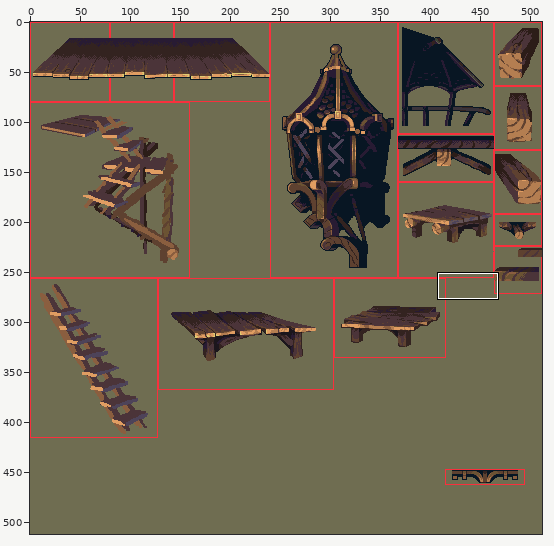
Two states of a sprite sheet, images/buildings/forest-house-parts.png. The picture above shows the old version from afar; the outline marks the close-up.
Close-up. Before the edit:
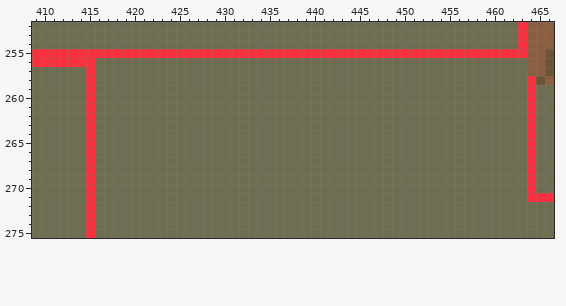
The file is 512x512 pixels. Shown: x 409..466, y 252..275.
After the commit:
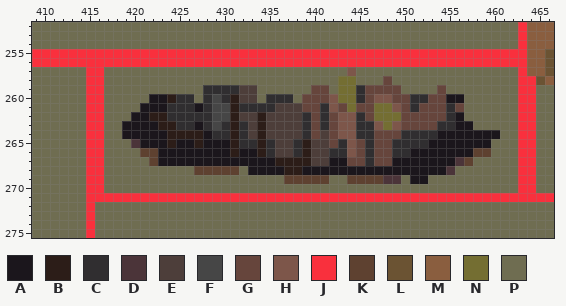
Palette (. is transparent): A #1b161c  B #2c1d18  C #302e30  D #4b3439  E #4d3e3a  F #464646  G #66453c  H #7d564a  J #f9303d  K #5e4130  L #6b5333  M #8a5e3f  N #746e32  P #6f6d51
Commit: A few more tree-branches, and a portable-hole object for forest platforms.
Difference:
Changed rows in their new state; - is an unchanged pixel.
first column x 416:
256 JJJJJJJJJJJJJJJJJJJJJJJJJJJJJJJJJJJJJJJJJJJJJJJJ
257 J---------------------------H------------------J
258 J--------------------------NN---G--------------J
259 J-----------CCCCEE------GG-NNCGGGG----G--------J
260 J-----AABCC-CFCBEE-CCC-GGGHNNCGHHGGCCGGAA------J
261 J----AAACCCACFFBCCCCEEEGGCHGNGGNNHGCGGGCG------J
262 J---AABBCCCCCFFBEEBEEEECGCGHHCGNNNGGGGGCA------J
263 J--AAAABBCCACFCBCEBEEEECGCGHHCCHNHGGGGCCAA-----J
264 J--AAAAABBBBACCBCEBEEEECGEGHHCCGGGCCCCAAAAAAA--J
265 J---DAAABAABAAABCCBCEECBEEGCHGCGGCCCCAAAAAAA---J
266 J----KKAAAAAAAABAABCEECBEECCHGCGGCCAAAAAAAKK---J
267 J-----KAAAAAAAAAAAAABBBBEEAAGGCGGAAAAAAADK-----J
268 J----------KKKKK-AAAABBAAAAAAAAAAAAAAAAD-------J
269 J--------------------KKKKK--KKKKDD-AA----------J
270 J----------------------------------------------J
271 JJJJJJJJJJJJJJJJJJJJJJJJJJJJJJJJJJJJJJJJJJJJJJJJ
Changed places in both close-ups, as pixel boxes (x1, y1, x2, y2):
changed: (95, 58, 527, 202)
